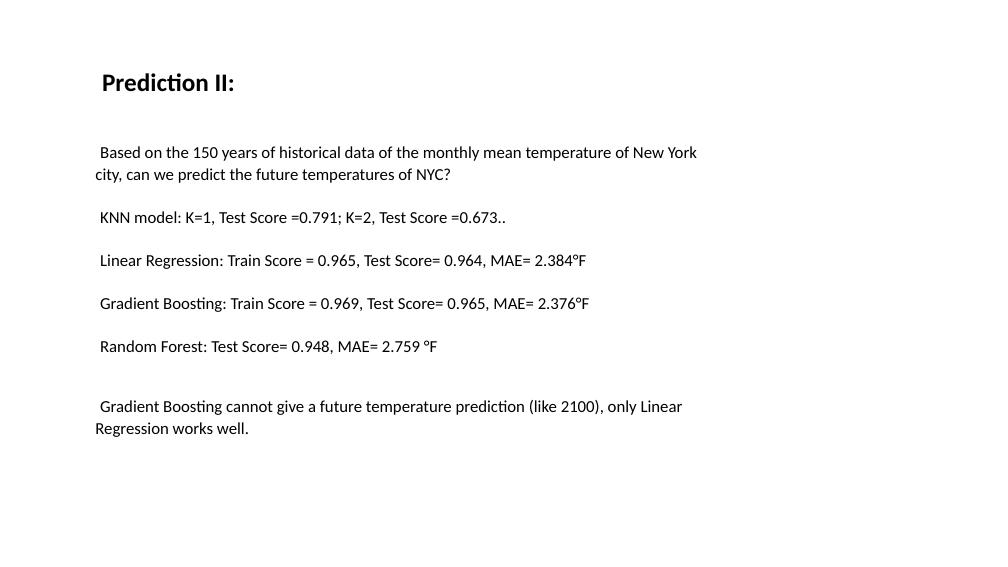
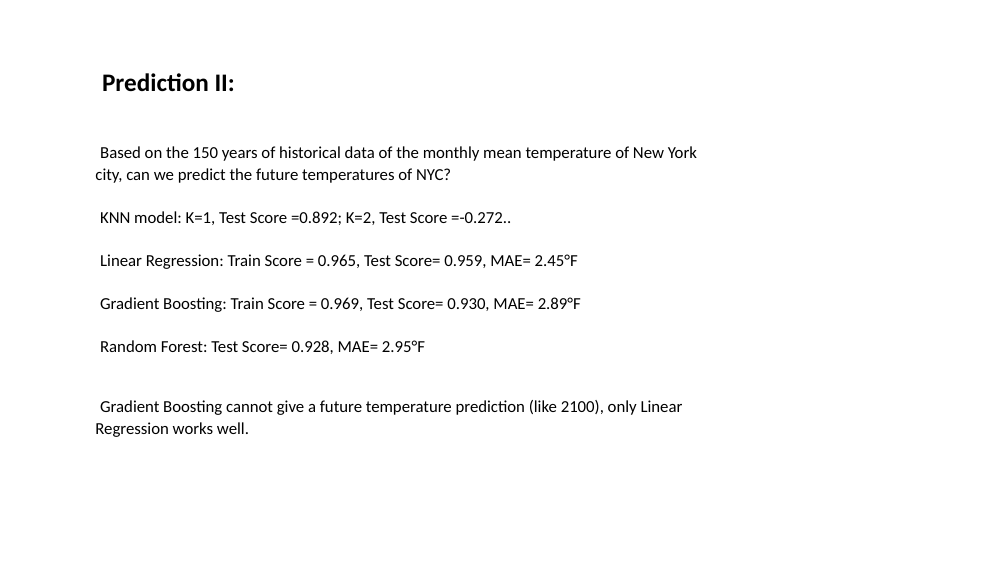
Before and after one commit to nshang88/Capstone-Projects, a slide deck: slide 15 of Capstone_Presentation_Climate.pptx (slide 14 before the commit). Drawn at 1008x567 pixels with LibreOffice and Linux fonts; fonts in the diff are those of the drawing. Boxes give left, top, right and bottom in pixels: in the first picture for what was removed or moved away, otherwise in the second. Text is boxed around its words. In the diff, an @@ line names an element or a change of style, - is before the commit and + after.

```diff
--- a/Capstone_Presentation_Climate.pptx
+++ b/Capstone_Presentation_Climate.pptx
@@ text at bbox=[100, 211, 581, 354]: text changed @@
-KNN model: K=1, Test Score =0.791; K=2, Test Score =0.673..
-Linear Regression: Train Score = 0.965, Test Score= 0.964, MAE= 2.384°F
-Gradient Boosting: Train Score = 0.969, Test Score= 0.965, MAE= 2.376°F
-Random Forest: Test Score= 0.948, MAE= 2.759 °F
+KNN model: K=1, Test Score =0.892; K=2, Test Score =-0.272..
+Linear Regression: Train Score = 0.965, Test Score= 0.959, MAE= 2.45°F
+Gradient Boosting: Train Score = 0.969, Test Score= 0.930, MAE= 2.89°F
+Random Forest: Test Score= 0.928, MAE= 2.95°F
```
Also in this commit, not shown: 6 other slides changed, 1 slide added.
